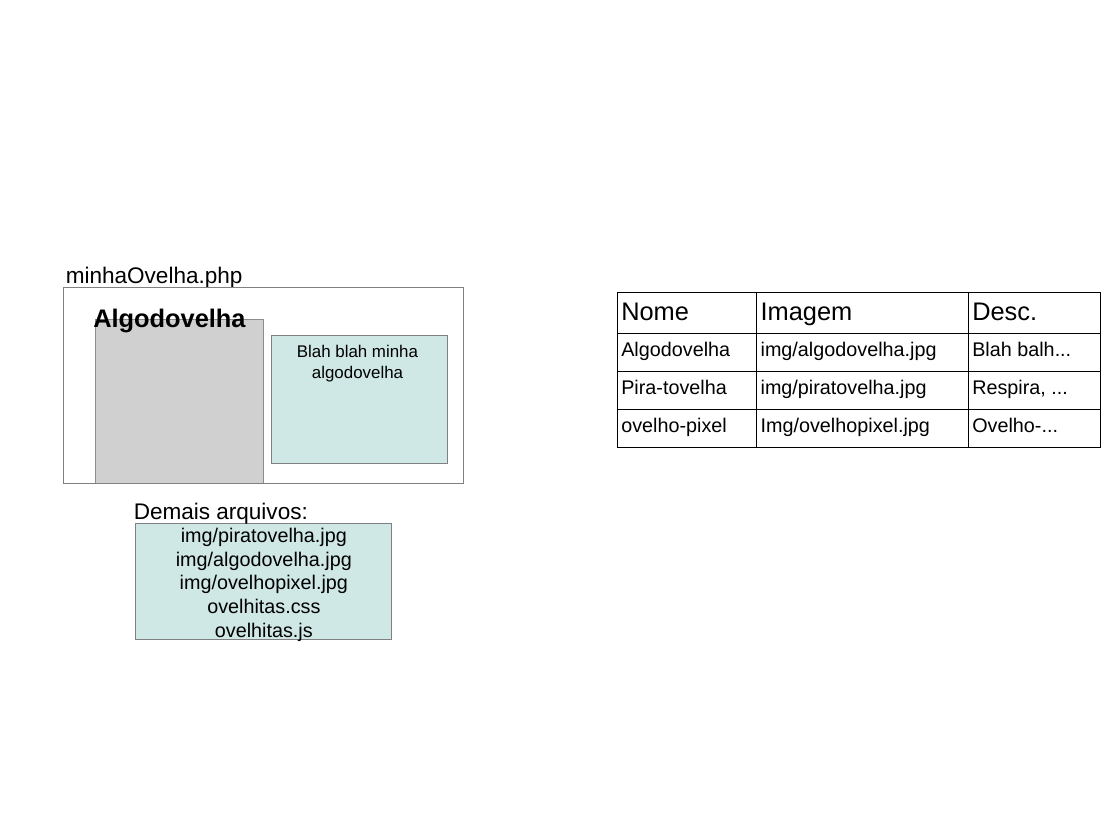
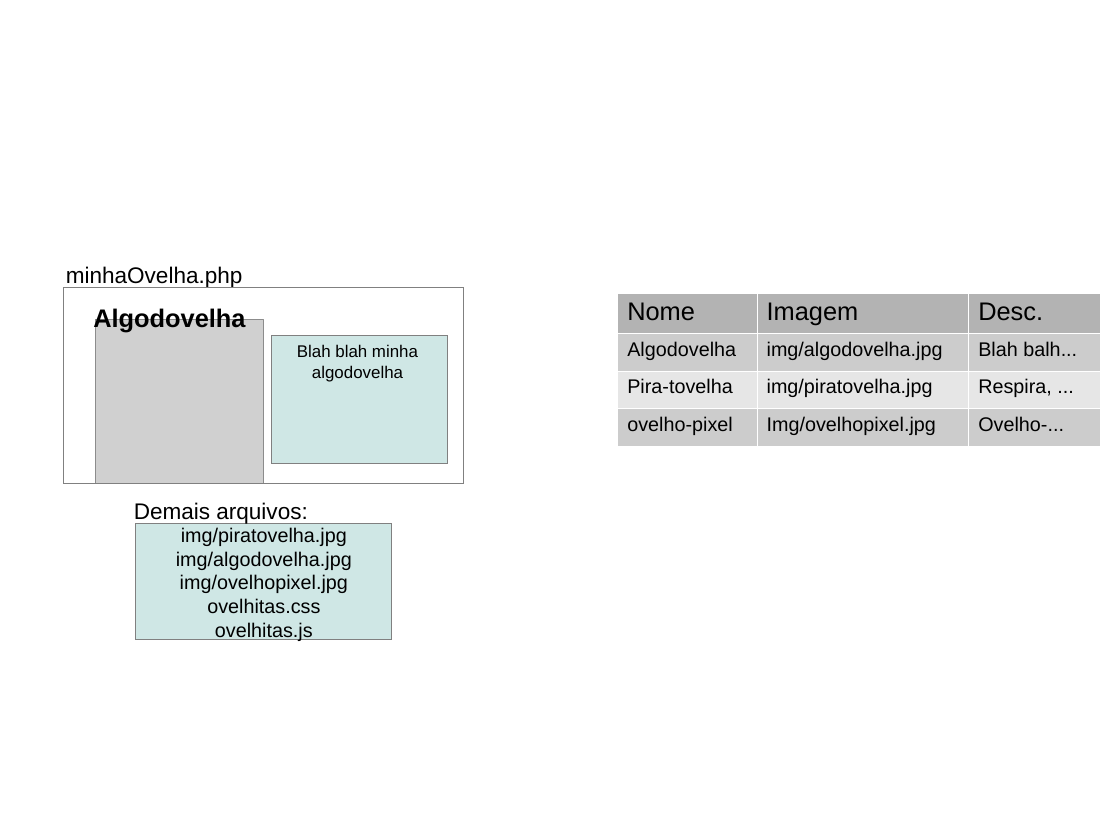
Before and after one commit to fegemo/cefet-front-end, a slide deck: slide 6 of classes/php1/pag-dinamica-e-estatica.odp. Drawn at 1120x840 pixels with LibreOffice and Linux fonts; fonts in the diff are those of the drawing; grey boxes stand for pictures. Boxes give left, top, right and bottom in pixels: in the first picture for what was removed or moved away, otherwise in the second. Text is boxed around its words. In the diff, an @@ line names an element or a change of style, - is before the commit and + after.

```diff
--- a/classes/php1/pag-dinamica-e-estatica.odp
+++ b/classes/php1/pag-dinamica-e-estatica.odp
@@ table at [618, 293, 1101, 444] @@
@@ fill none to #B3B3B3 in row 1 @@
@@ fill none to #CCCCCC in 6 cells @@
@@ fill none to #E6E6E6 in row 3 @@
@@ borders changed @@
```
Also in this commit, not shown: 2 other slides changed, 8 other files.
